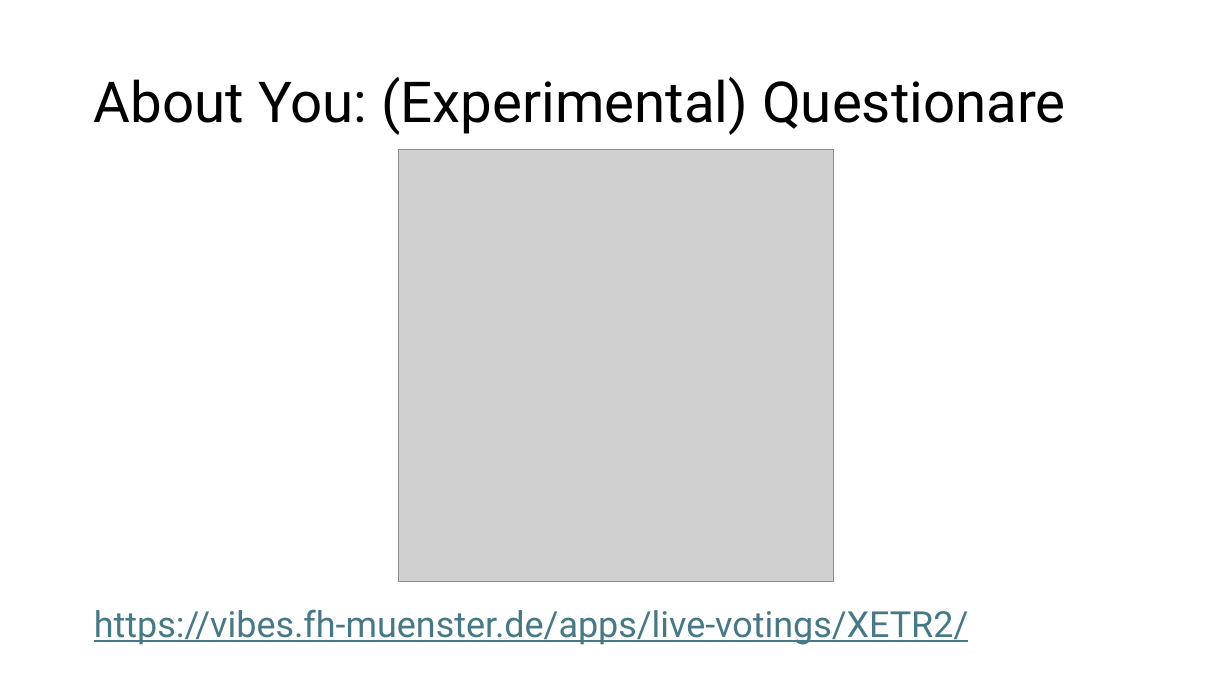
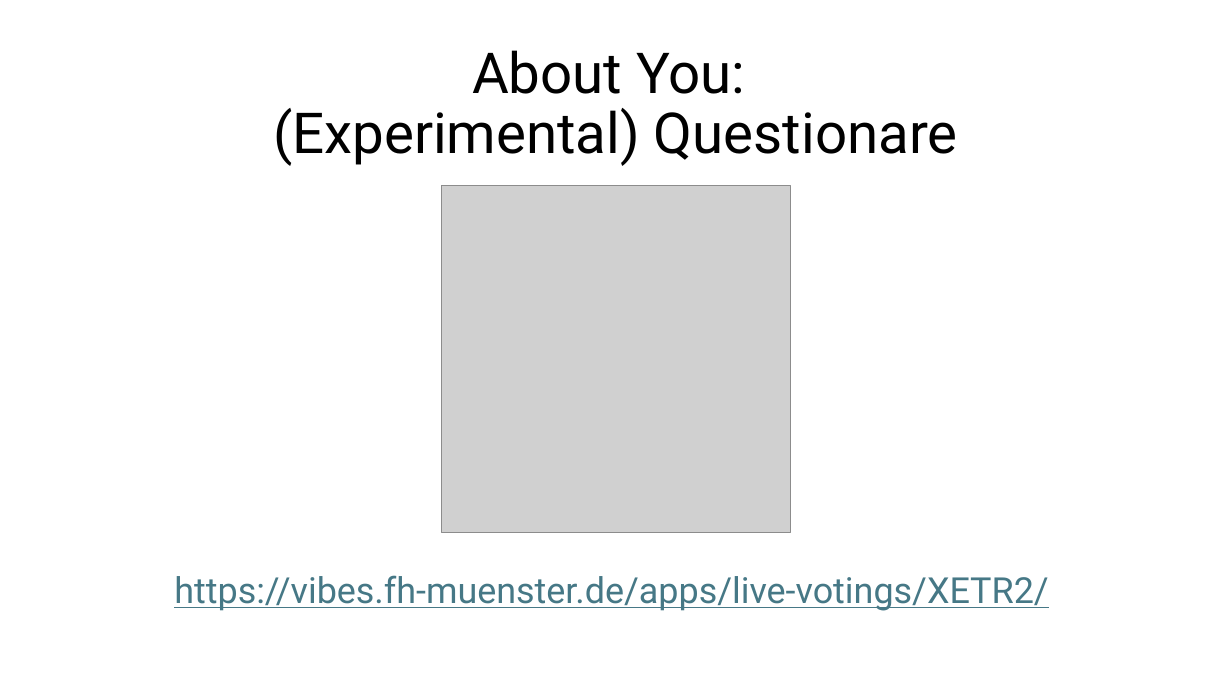
Before and after one commit to jonathanbollig/pycophy, a slide deck: slide 5 of Lectures/Chunk 1 - Introduction + Setup.pptx (slide 4 before the commit). Drawn at 1232x693 pixels with LibreOffice and Linux fonts; fonts in the diff are those of the drawing; grey boxes stand for pictures. Boxes give left, top, right and bottom in pixels: in the first picture for what was removed or moved away, otherwise in the second. Text is boxed around its words. In the diff, an @@ line names an element or a change of style, - is before the commit and + after.

```diff
--- a/Lectures/Chunk 1 - Introduction + Setup.pptx
+++ b/Lectures/Chunk 1 - Introduction + Setup.pptx
@@ title "About You: (Experimental) Questionare" at bbox=[273, 50, 958, 166]: alignment left to centre; vertical alignment middle to bottom @@
@@ text "https://vibes.fh-muenster.de/apps/live-votings/XETR2/" at bbox=[174, 575, 1048, 611]: alignment left to centre; line spacing 0.9 to 0.8 @@
@@ picture: place and size @@
-picture at bbox=[398, 149, 834, 581]
+picture at bbox=[442, 186, 790, 532]
```
Also in this commit, not shown: 13 other slides changed, 1 slide added, 2 other files.
